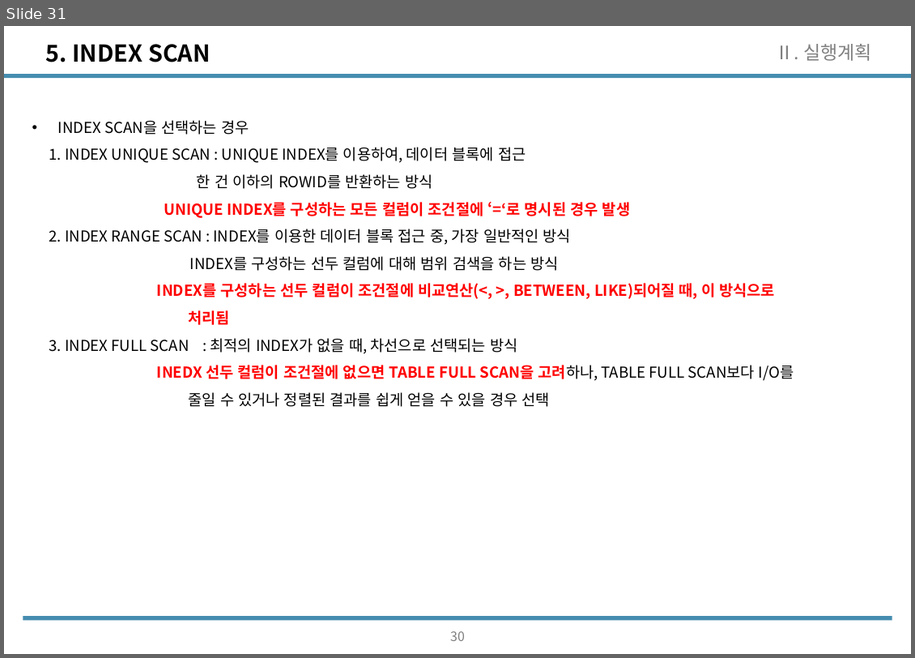
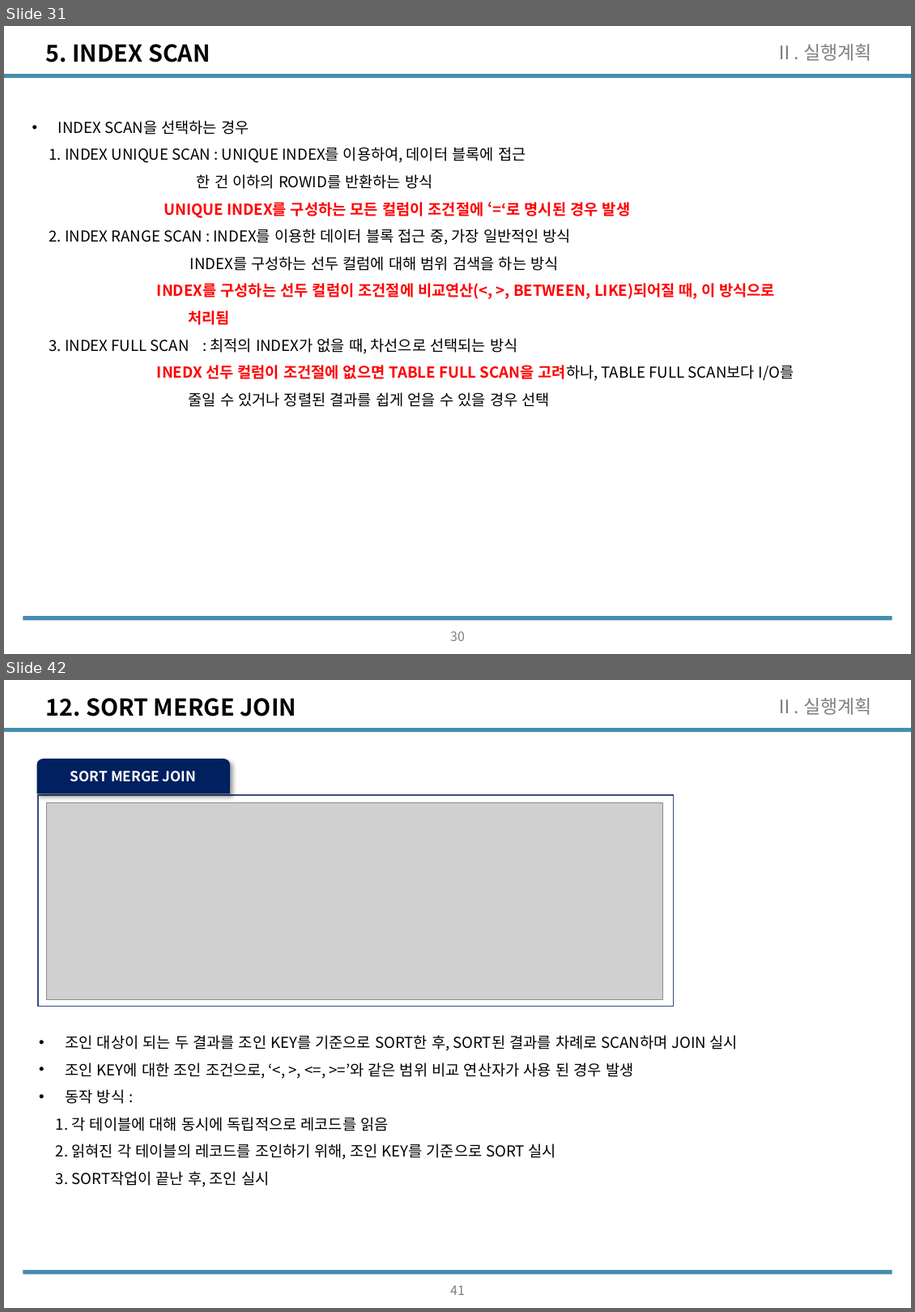
Before and after one commit to wooseok1152/SQL, a slide deck: SQL_seminar/SQL중상급활용_CH2.pptx. Shown one above the other, each under a label of ours: slide 31 before the commit, slides 31 and 42 after it; the slides between them are not shown. The pictures are 915x658 and 915x1312 pixels, drawn with LibreOffice and Linux fonts; fonts in the diff are those of the drawing; grey boxes stand for pictures. Boxes give left, top, right and bottom in pixels: in the first picture for what was removed or moved away, otherwise in the second. Text is boxed around its words. In the diff, an @@ line names an element or a change of style, - is before the commit and + after.

```diff
--- a/SQL_seminar/SQL중상급활용_CH2.pptx
+++ b/SQL_seminar/SQL중상급활용_CH2.pptx
@@ slide 42 added at (x1=4, y1=680, x2=911, y2=1308), background #FFFFFF; not listed: 2 template elements that a slide beside it also shows @@
@@ title added at (x1=45, y1=698, x2=296, y2=716), 20 pt, text #000000, bold @@
+12. SORT MERGE JOIN
@@ text added at (x1=776, y1=698, x2=872, y2=715), 16 pt, text #808080 @@
+Ⅱ. 실행계획
@@ freeform shape added at (x1=37, y1=759, x2=230, y2=794), fill #002060, outline #002060 0.75 pt, 12 pt, text #FFFFFF, bold @@
+SORT MERGE JOIN
@@ rectangle added at (x1=38, y1=796, x2=674, y2=1006), outline #374B7F 1 pt @@
@@ picture added at (x1=47, y1=802, x2=663, y2=999) @@
@@ text added at (x1=56, y1=1035, x2=738, y2=1187), 13 pt, text #000000 @@
+• 조인 대상이 되는 두 결과를 조인 KEY를 기준으로 SORT한 후, SORT된 결과를 차례로 SCAN하며 JOIN 실시
+• 조인 KEY에 대한 조인 조건으로, ‘<, >, <=, >=’와 같은 범위 비교 연산자가 사용 된 경우 발생
+• 동작 방식 :
+1. 각 테이블에 대해 동시에 독립적으로 레코드를 읽음
+2. 읽혀진 각 테이블의 레코드를 조인하기 위해, 조인 KEY를 기준으로 SORT 실시
+3. SORT작업이 끝난 후, 조인 실시
@@ page number added at (x1=450, y1=1285, x2=465, y2=1295), 11.1 pt, text #808080 @@
+41
```
Also in this commit, not shown: 5 slides changed, 10 other slides added, 1 other file.
